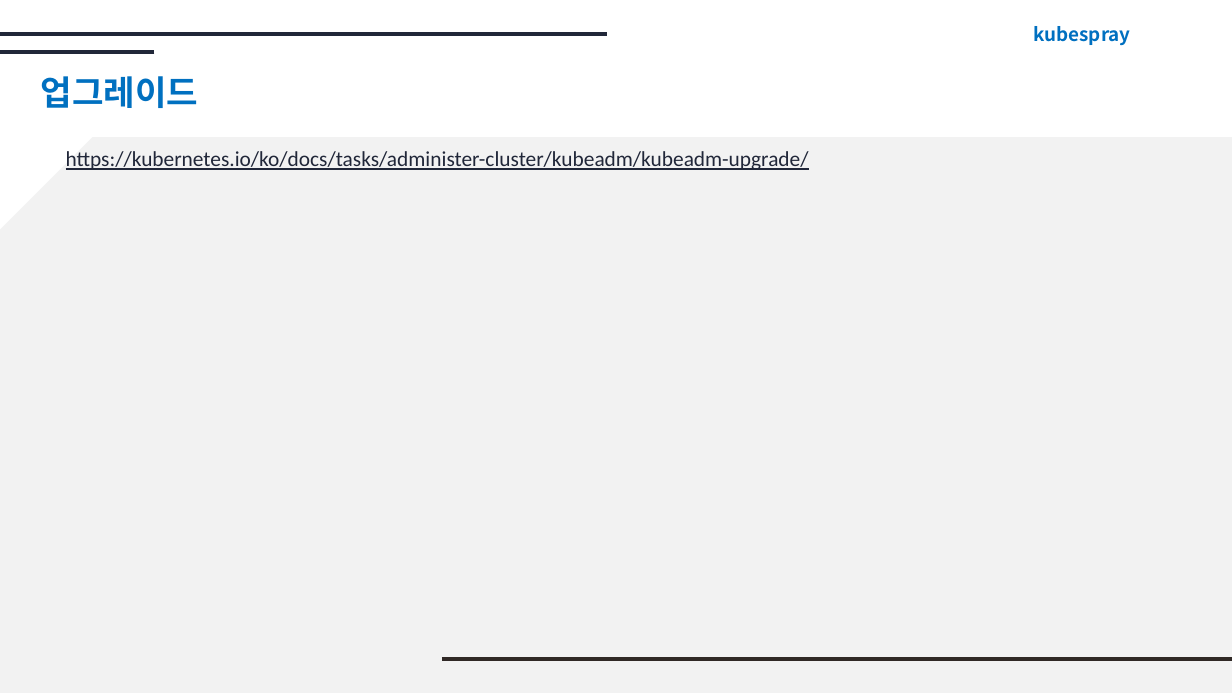
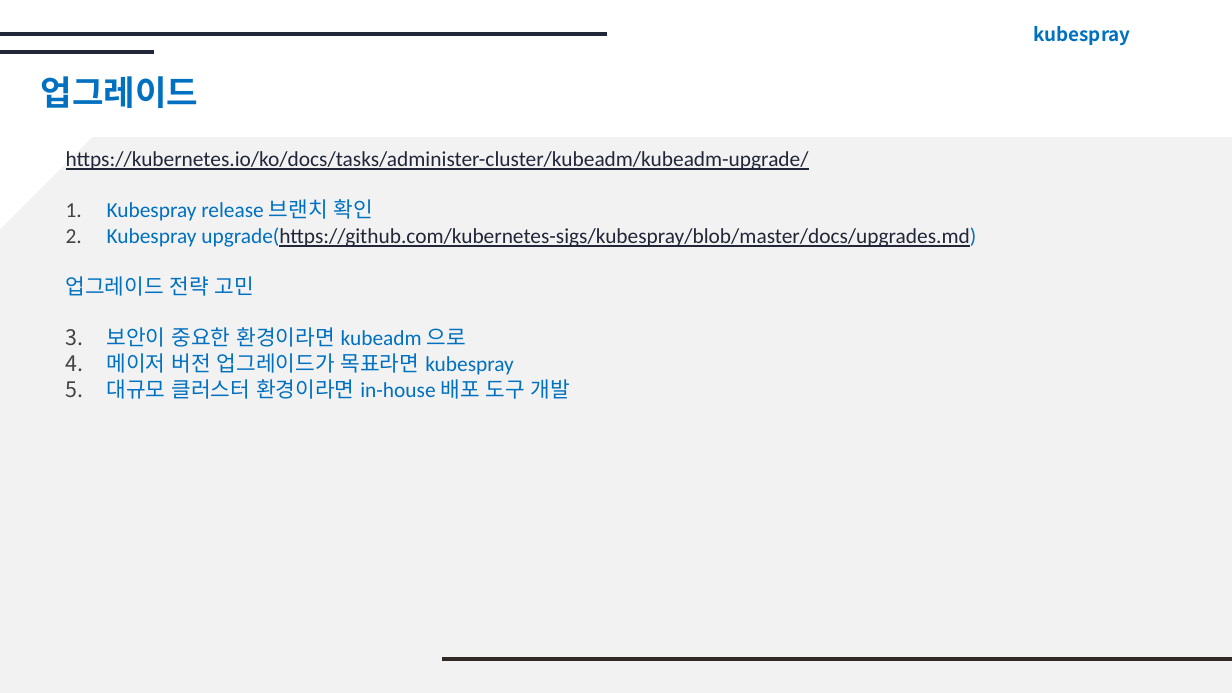
Before and after one commit to SsackTeun/docker-k8s-hands-on, a slide deck: slide 4 of docs/day2-lab4-kubernetes-kubespray.pptx. Drawn at 1232x693 pixels with LibreOffice and Linux fonts; fonts in the diff are those of the drawing. Boxes give left, top, right and bottom in pixels: in the first picture for what was removed or moved away, otherwise in the second. Text is boxed around its words. In the diff, an @@ line names an element or a change of style, - is before the commit and + after.

Commit message:
upgrade 전략

```diff
--- a/docs/day2-lab4-kubernetes-kubespray.pptx
+++ b/docs/day2-lab4-kubernetes-kubespray.pptx
@@ text at (66, 199, 976, 399): paragraphs added @@
+1. Kubespray release 브랜치 확인
+2. Kubespray upgrade(https://github.com/kubernetes-sigs/kubespray/blob/master/docs/upgrades.md)
+업그레이드 전략 고민
+1. 보안이 중요한 환경이라면 kubeadm 으로
+2. 메이저 버전 업그레이드가 목표라면 kubespray
+3. 대규모 클러스터 환경이라면 in-house 배포 도구 개발
```
Also in this commit, not shown: 1 other slide changed.
